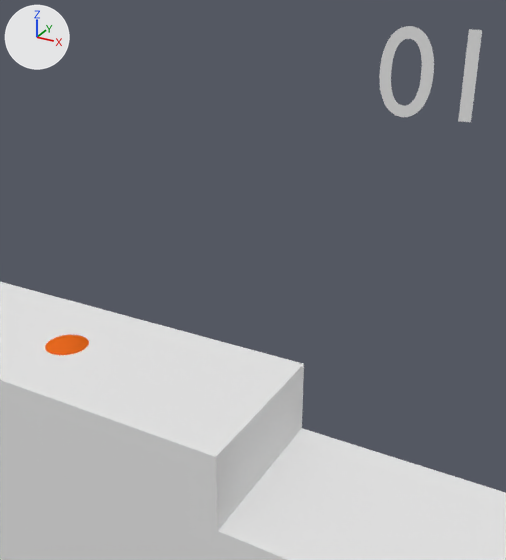
The Blender file CHARACTER BALL.blend, before and after one commit.
The view is the same before and after, from a camera (50 mm lens) standing at (5.76, -5.65, 5.19) and looking at (3.33, -1.22, 2.98). The axes (+X, +Y, +Z) are drawn at upper left. The lights are the same throughout. Text is drawn in Blender's own font.

Names of what the first picture shows: 'Ball_1_stripe', 'Cube', 'Text'.
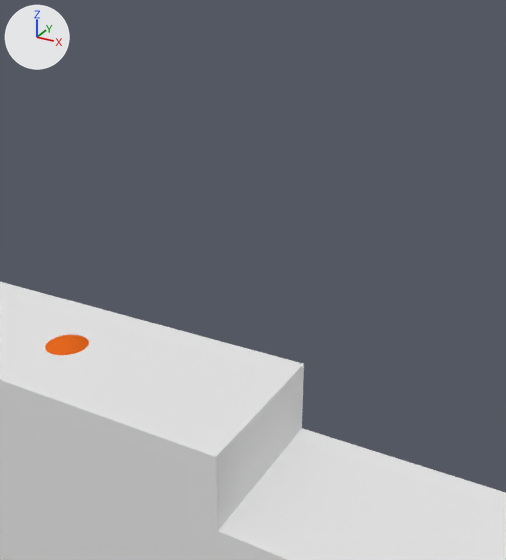
Edits to the bpy script that builds the scene:
```text
Change ob_text:
    add ob_text.hide_set(True)
```

Where the change shows, as pixel boxes [x1, y1, x2, y2] in the pictures (506 x 560 px):
'Text', hidden: before [379, 26, 482, 122]
